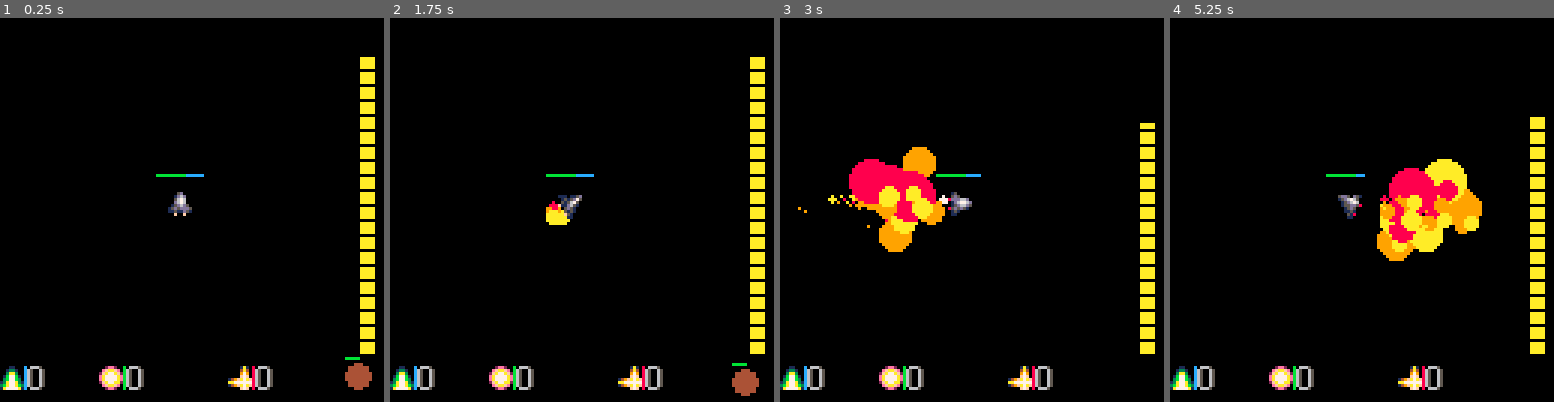
Above: before the commit, frames 1-4 (left to right).
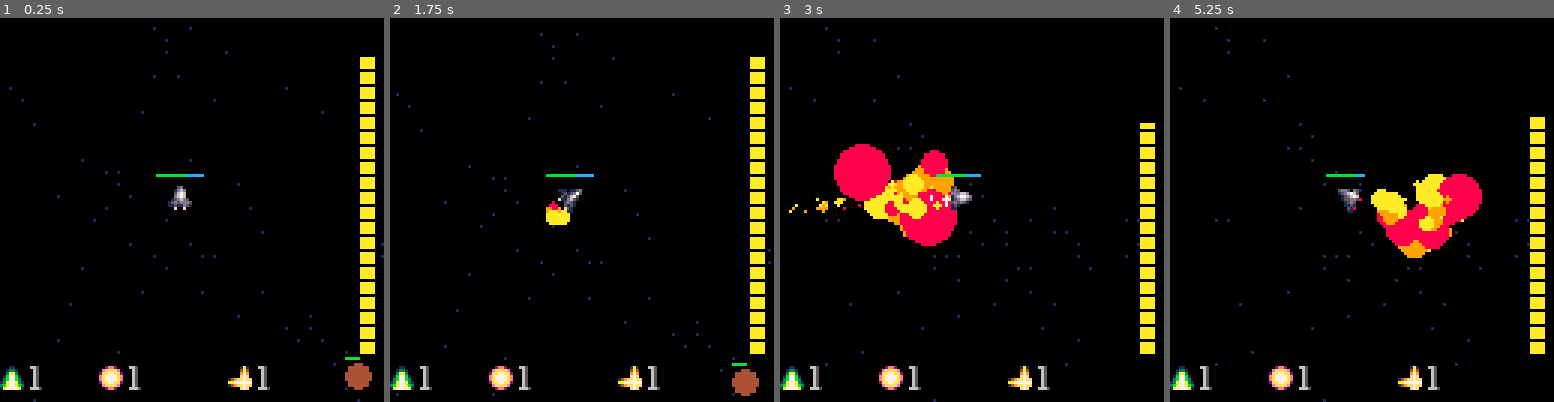
Above: after the commit, the same moments.

Repository: glassoup/pico8playground
Game: PICO-8 cartridge zs.p8
Two runs of this game, one before a commit and one after it. Both use one fixed random seed, a clock stepped at 60 frames per second and the inputs below.
Inputs:
- Up to frame 1 (0.25 s): no input
- Up to frame 2 (1.75 s): tap X (X key) at 0.33, 1.07 s; tap O (Z key) at 0.7, 1.7 s; hold Right from 1.6 s (still down)
- Up to frame 3 (3 s): tap X (X key) at 1.85, 2.97 s; release Right at 2.1 s; tap O (Z key) at 2.1, 2.5, 2.9 s; hold Up 2.15-2.42 s; hold Right from 2.47 s (still down)
- Up to frame 4 (5.25 s): release Right at 3.03 s; hold Left 3.08-3.58 s; tap O (Z key) every 0.4 s from 3.3 to 4.9 s; hold Down 3.63-3.97 s; hold Right 4.02-4.68 s; tap X (X key) at 4.08, 5.2 s; hold Up 4.73-5.03 s; hold Left from 5.08 s (still down)

The runs differ from the first frame. In frame 1, 1.5% of the frame differs, in the area x 2-100%, y 2-100%; in frame 2, 1.5%; in frame 3, 6.1%, in the area x 2-94%, y 2-100%; in frame 4, 6.0%.

Commit message:
special weap stuff

Diff:
--- a/zs.p8
+++ b/zs.p8
@@ -16,54 +16,58 @@
   dy=0,
  }
  -- player
-drot=0.0165 -- enum
-lockx=59
-locky=59
-player_locked=false
-player_shooting=false
-shoot_delay=4  -- enum
-shoot_delay_cur=0
-friction=0.9 -- enum
-friction_locked=0.82 -- enum
-boost_nocharge=0
-boost_nocharge_amt=30 -- enum
-boost_hold=false
-boost_invul=15 -- enum
-boost_invul_cur=0
-boost_burst=8.5 -- enum
-boost_amt=0.15 -- enum
-boost_cur=0
-boost_max=0.8 -- enum
-thrust_amt=0.1 -- enum
-thrust_cur=0
-thrust_max=0.5 -- enum
-thrust_on=false
-energy=100
-energy_max=100 -- enum
-player_bullets={}
-health=50
-health_max=50 -- enum
-shield=25
-shield_max=25 -- enum
-shield_nocharge=0
-shield_penalty=4
-shield_penalty_min=4
-shield_penalty_max=10
-shield_fullcharge=false
-shield_nocharge_amt=30
-special_1_charge=0
-special_2_charge=0
-special_3_charge=0
-special_1_charge_max=20
-special_2_charge_max=30
-special_3_charge_max=40
-special_1=0
-special_2=0
-special_3=0
-special_1_max=3
-special_2_max=2
-special_3_max=2
-special_hold_dur=0
+	drot=0.0165
+	lockx=59
+	locky=59
+	player_locked=false
+	player_shooting=false
+	shoot_delay=4
+	shoot_delay_cur=0
+	friction=0.9
+	friction_locked=0.82
+	boost_nocharge=0
+	boost_nocharge_amt=30
+	boost_hold=false
+	boost_invul=15
+	boost_invul_cur=0
+	boost_burst=8.5
+	boost_amt=0.15
+	boost_cur=0
+	boost_max=0.8
+	thrust_amt=0.1
+	thrust_cur=0
+	thrust_max=0.5
+	thrust_on=false
+	energy=100
+	energy_max=100
+	player_bullets={}
+	health=50
+	health_max=50
+	shield=25
+	shield_max=25
+	shield_nocharge=0
+	shield_penalty=4
+	shield_penalty_min=4
+	shield_penalty_max=10
+	shield_fullcharge=false
+	shield_nocharge_amt=30
+	special_1_charge=0
+	special_2_charge=0
+	special_3_charge=0
+	special_1_charge_max=20
+	special_2_charge_max=30
+	special_3_charge_max=40
+	special_1=1
+	special_2=1
+	special_3=1
+	special_1_max=3
+	special_2_max=2
+	special_3_max=2
+	special_hold_dur=0
+	special_1s={}
+	special_2s={}
+	special_3s={}
+
 
  enemies={
   {
@@ -79,6 +83,13 @@
    r=5,
    health=100,
    health_max=100
+  },
+  {
+   x=-128,
+   y=-128,
+   r=5,
+   health=200,
+   health_max=200
   }
  }
 
@@ -111,11 +122,21 @@
 
 function _draw()
  cls()
+
+ -- stars
+ local fcx,fcy=flr(cam_x),flr(cam_y)
+ fillp(65534)
+ for l in all(arena_lines) do
+  line(fcx+l[2],fcy+l[1],fcx+l[4],fcy+l[3],1)
+ end
+ fillp()
+
  arena_draw()
  particle_draw()
  player_draw()
  enemy_draw()
  player_bullet_draw()
+ player_draw()
  enemy_bullet_draw()
  _draw_debugger()
  ui_draw()
@@ -239,40 +257,113 @@
    end
   else
    player_lock()
-   shoot_delay_cur=0
-
    -- special
-   special_hold_dur+=1
-
+   special_hold_dur+=0.25
+   if special_hold_dur<41 then
+   	sfx(8,2,special_hold_dur,1)
+   elseif special_hold_dur<51 then
+   	sfx(11,2,1,1)
+   else
+   	sfx(8,2,1,2)
+   end
   end
  else
   shoot_delay_cur=0
+  if special_hold_dur > 21 then
+   if special_hold_dur<41 then
+	   if special_1 > 0 then
+	    special_1-=1
+	    special_1_create()
+	   else
+	    sfx(11,2,3,0)
+	   end
+	  elseif special_hold_dur<51 then
+	   if special_2 > 0 then
+	    special_2-=1
+	    special_2_create()
+	    sfx(12,3,0,14)
+	   else
+	    sfx(11,2,2,0)
+	   end
+	  else
+	   if special_3>0 then
+	   special_3_activate()
+	   special_3-=1
+	   sfx(13)
+	  	end
+	  end
+  elseif special_hold_dur > 0 then
+   sfx(11)
+  end
+  special_hold_dur=0
   player_locked=false
  end
 
+ -- special_2
+ for s in all(special_2s) do
+  check_special_2(s,player_bullets)
+  check_special_2(s,special_1s)
+  check_special_2(s,special_3s)
+
+  s.dur-=1
+  if (s.dur<0) del(special_2s,s)
+	end
+	function check_special_2(s,arr)
+  for b in all(arr) do
+	  local relpoint={
+	   x=b.x-s.x,
+	   y=b.y-s.y
+	  }
+		 if isinrange(relpoint,16) then
+    b.mag=2
+ 	 end
+ 	end
+ end
+
  -- bullets
- for b in all(player_bullets) do
-  b.x+=sin(b.rot)*5
-  b.y-=cos(b.rot)*5
-  local x,y=b.x,b.y
-  particle_create(x,y,7,2,1)
-  if x < -350 or x > 350 or  y < -350 or y > 350 then
-   del(player_bullets,b)
-  end
-  for e in all(enemies) do
-   local relpoint={
-	   x=x-e.x,
-	   y=y-e.y
-	  }
-	  if isinrange(relpoint,e.r) then
-	   particle_create(x,y,7,5,1)
-	   sfx(5)
-	   del(player_bullets, b)
-	   enemy_damage(e,2)
-	   player_add_special(0.5)
+ function projectile_update(arr, size, spd, sound_del, sound_mv, dmg, spcharge)
+	 for b in all(arr) do
+
+	  local c = 7
+	  if (b.mag==2) c=8
+	  b.x+=sin(b.rot)*spd
+	  b.y-=cos(b.rot)*spd
+	  local x,y=b.x,b.y
+	  if (b.t=="special_3") then
+	  	particle_precise_create(x,y,c,size)
+	  else
+	   particle_create(x,y,c,2,size)
 	  end
+	  if x < -350 or x > 350 or  y < -350 or y > 350 then
+	   del(arr,b)
+	  end
+	  del(special_3s, b) -- don't remove special
+
+	  if sound_mv > 0 and isinrange({x=x-player.x,y=y-player.y},100) then
+	   sfx(sound_mv,1,0,2)
+	  end
+	  for e in all(enemies) do
+	   local relpoint={
+		   x=x-e.x,
+		   y=y-e.y
+		  }
+		  if isinrange(relpoint,e.r+size-1) then
+		   if not b.t== "special_3" then
+		    particle_create(x,y,c,5,size)
+		   end
+		   sfx(sound_del)
+		   del(player_bullets, b) -- don't remove special
+
+		   enemy_damage(e,dmg*b.mag)
+		   player_add_special(spcharge*b.mag)
+		  end
+		 end
 	 end
- end
+	end
+ projectile_update(player_bullets, 1, 5.5, 5, 0, 2, 0.7)
+ projectile_update(special_1s,     4, 1.5, 5, 9, 5, 1)
+ projectile_update(special_3s,    24,   0, 5, 9, 100, 10)
+
 
  --misc
  if boost_nocharge <= 0 then
@@ -368,8 +459,38 @@
  add(player_bullets, {
   rot=player.rot,
   x=player.x,
-  y=player.y
+  y=player.y,
+  mag=1
  })
+end
+
+function special_1_create()
+ add(special_1s,{
+	 x=player.x+sin(player.rot)*9,
+	 y=player.y-cos(player.rot)*9,
+	 rot=player.rot,
+	 mag=1
+ })
+end
+
+function special_2_create()
+ add(special_2s,{
+	 x=player.x,
+	 y=player.y,
+	 dur=600,
+ })
+end
+
+function special_3_activate()
+ add(special_3s,{
+	 x=player.x,
+	 y=player.y,
+	 mag=1,
+	 t="special_3"
+ })
+ health=health_max
+ shield=shield_max
+ energy=energy_max
 end
 
 function player_damage(d)
@@ -419,6 +540,10 @@
  for i=1,amt,1 do
  	add(particles,{x=x+rnd(area)-off,y=y+rnd(area)-off,col=col,age=rnd(size)})
  end
+end
+
+function particle_precise_create(x,y,col,size)
+ add(particles,{x=x,y=y,col=col,age=size})
 end
 
 function player_add_special(a)
@@ -501,13 +626,20 @@
  elseif s==39 or s==40 or s==48 or s==49 then
   offy=-1
  end
- spr(s,player.x-4+offx, player.y-2+offy, 1,1)
+ spr(s,player.x-4+offx, player.y-4+offy, 1,1)
  pal()
 
  -- health
  rectfill(player.x-8,player.y-8,player.x-8+health\5,player.y-8-0,11)
  if shield >0 then
  	rectfill(player.x-8+(health_max\5),player.y-8,player.x-8+(health_max\5)+shield\5,player.y-8-0,12)
+ end
+
+ -- charging
+ if special_hold_dur < 41 then
+  spr(min(special_hold_dur+63,84),player.x+sin(player.rot)*9-4, player.y-4-cos(player.rot)*9,1,1)
+ elseif special_hold_dur < 51 then
+  spr(128,player.x-16, player.y-16,4,4)
  end
 end
 
@@ -521,7 +653,7 @@
 end
 
 function ui_draw()
- local energy = energy
+ local e = energy
  local height = 111
  local l = 3
  local l_small = 1
@@ -529,34 +661,36 @@
  local pos_y = 0
  local pos_x = 120
  local col = 10
- if (energy <= 25) col=8
-
- while energy >= 5 do
+ if (e <= 25) col=8
+
+ while e >= 5 do
   height -= l
   rectfill(pos_x+cam_x,pos_y+l+height+cam_y,pos_x+w+cam_x,pos_y+height+cam_y, col)
   height-=2
-  energy-=5
- end
-
- while energy > 0 do
+  e-=5
+ end
+
+ while e > 0 do
   line(pos_x+cam_x,pos_y+height+cam_y,pos_x+w+cam_x,pos_y+height+cam_y, col)
   height -= l_small
-  energy-=2
+  e-=2
  end
 
  -- special
  local s1,s2,s3=special_1+3,special_2+3,special_3+3
  function special_draw(x,col,l,pic,num)
   local x8,cy=cam_x+x+8,cam_y+116
-  rectfill(
-  x8,
-  cy,
-  x8+flr(l+0.5),
-  cy+7,
-  col
- )
- spr(pic,cam_x+x,cy,1,1)
- spr(num,x8,cy,1,1)
+  if l>0 then
+	  rectfill(
+	  x8,
+	  cy,
+	  x8+flr(l+0.5),
+	  cy+7,
+	  col
+	 )
+	 end
+	 spr(pic,cam_x+x,cy,1,1)
+	 spr(num,x8,cy,1,1)
  end
  special_draw( 0,12,special_1_charge,19,s1)
  special_draw(33,11,special_2_charge,20,s2)
@@ -571,8 +705,27 @@
 end
 
 function player_bullet_draw()
- for bullet in all(player_bullets) do
-  circfill(bullet.x, bullet.y,1,7)
+ function draw(arr,size)
+  for b in all(arr) do
+  local c=7
+  if (b.mag==2) c=8
+   circfill(b.x, b.y,size,c)
+  end
+ end
+ draw(player_bullets,1)
+ draw(special_3s,24)
+
+ for s in all(special_1s) do
+  if s.mag==2 then
+   pal(11,15)
+   pal(3,14)
+   pal(1,2)
+  end
+  spr(84,s.x-4, s.y-4,1,1)
+  if (s.mag==2) pal()
+ end
+ for s in all(special_2s) do
+  spr(128,s.x-16, s.y-16,4,4)
  end
 end
 
@@ -582,9 +735,12 @@
 function arena_draw()
  circfill(0,0,181,1)
  circfill(-1,-1,178,0)
+ fillp(65535-(2^(flr(cam_x)%4)*16^(flr(cam_y%4))))
  for l in all(arena_lines) do
-  line(l[1],l[2],l[3],l[4],0)
- end
+  line(l[1],l[2],l[3],l[4],1)
+ end
+ fillp()
+
 end
 
 function particle_draw()
@@ -640,14 +796,23 @@
   probably make long charge time
   like 5-10s
 
+-make sprite animation for
+charging special
+
 finish up the special
 - think of specials
+ - slow mo?
+ - laser?
+
 - green make a lens that amps dmg
 - make icon sprites
 
 
 boss?
 - think of attack patterns
+-fillp
+
+-background looknicer?
 
 ]]
 
@@ -822,3 +987,92 @@
 
 
 
+…(55 lines of a section not shown)…
+__map__
+9561626364640101010101010101010100000000000000000000000000000000000000000000000000000000000000000000000000000000000000000000000000000000000000000000000000000000000000000000000000000000000000000000000000000000000000000000000000000000000000000000000000000000
+6495646464640101010101010101010100000000000000000000000000000000000000000000000000000000000000000000000000000000000000000000000000000000000000000000000000000000000000000000000000000000000000000000000000000000000000000000000000000000000000000000000000000000
+6495956464640101010101010101010100000000000000000000000000000000000000000000000000000000000000000000000000000000000000000000000000000000000000000000000000000000000000000000000000000000000000000000000000000000000000000000000000000000000000000000000000000000
+6464959595010101010101010101010100000000000000000000000000000000000000000000000000000000000000000000000000000000000000000000000000000000000000000000000000000000000000000000000000000000000000000000000000000000000000000000000000000000000000000000000000000000
+0101010195959501010101010101010100000000000000000000000000000000000000000000000000000000000000000000000000000000000000000000000000000000000000000000000000000000000000000000000000000000000000000000000000000000000000000000000000000000000000000000000000000000
+0101010101019501010101010101010100000000000000000000000000000000000000000000000000000000000000000000000000000000000000000000000000000000000000000000000000000000000000000000000000000000000000000000000000000000000000000000000000000000000000000000000000000000
+0101010101010195010101010101010100000000000000000000000000000000000000000000000000000000000000000000000000000000000000000000000000000000000000000000000000000000000000000000000000000000000000000000000000000000000000000000000000000000000000000000000000000000
+0101010101010195950101010101010100000000000000000000000000000000000000000000000000000000000000000000000000000000000000000000000000000000000000000000000000000000000000000000000000000000000000000000000000000000000000000000000000000000000000000000000000000000
+0101010101010101010101010101010100000000000000000000000000000000000000000000000000000000000000000000000000000000000000000000000000000000000000000000000000000000000000000000000000000000000000000000000000000000000000000000000000000000000000000000000000000000
+0101010101010101010101010101010100000000000000000000000000000000000000000000000000000000000000000000000000000000000000000000000000000000000000000000000000000000000000000000000000000000000000000000000000000000000000000000000000000000000000000000000000000000
+0101010101010101010101010101010100000000000000000000000000000000000000000000000000000000000000000000000000000000000000000000000000000000000000000000000000000000000000000000000000000000000000000000000000000000000000000000000000000000000000000000000000000000
+0101010101010101010101010101010100000000000000000000000000000000000000000000000000000000000000000000000000000000000000000000000000000000000000000000000000000000000000000000000000000000000000000000000000000000000000000000000000000000000000000000000000000000
+0101010101010101010101010101010100000000000000000000000000000000000000000000000000000000000000000000000000000000000000000000000000000000000000000000000000000000000000000000000000000000000000000000000000000000000000000000000000000000000000000000000000000000
+0101010101010101010101010101010100000000000000000000000000000000000000000000000000000000000000000000000000000000000000000000000000000000000000000000000000000000000000000000000000000000000000000000000000000000000000000000000000000000000000000000000000000000
+0101010101010101010101010101010100000000000000000000000000000000000000000000000000000000000000000000000000000000000000000000000000000000000000000000000000000000000000000000000000000000000000000000000000000000000000000000000000000000000000000000000000000000
+0101010101010101010101010101010100000000000000000000000000000000000000000000000000000000000000000000000000000000000000000000000000000000000000000000000000000000000000000000000000000000000000000000000000000000000000000000000000000000000000000000000000000000
+…(17 lines of a section not shown)…
Not shown, changed: 143 lines of the sprite sheet (__gfx__) section of zs.p8
Not shown, changed: the music (__music__) section of zs.p8
Not shown, changed: the sound effects (__sfx__) section of zs.p8
